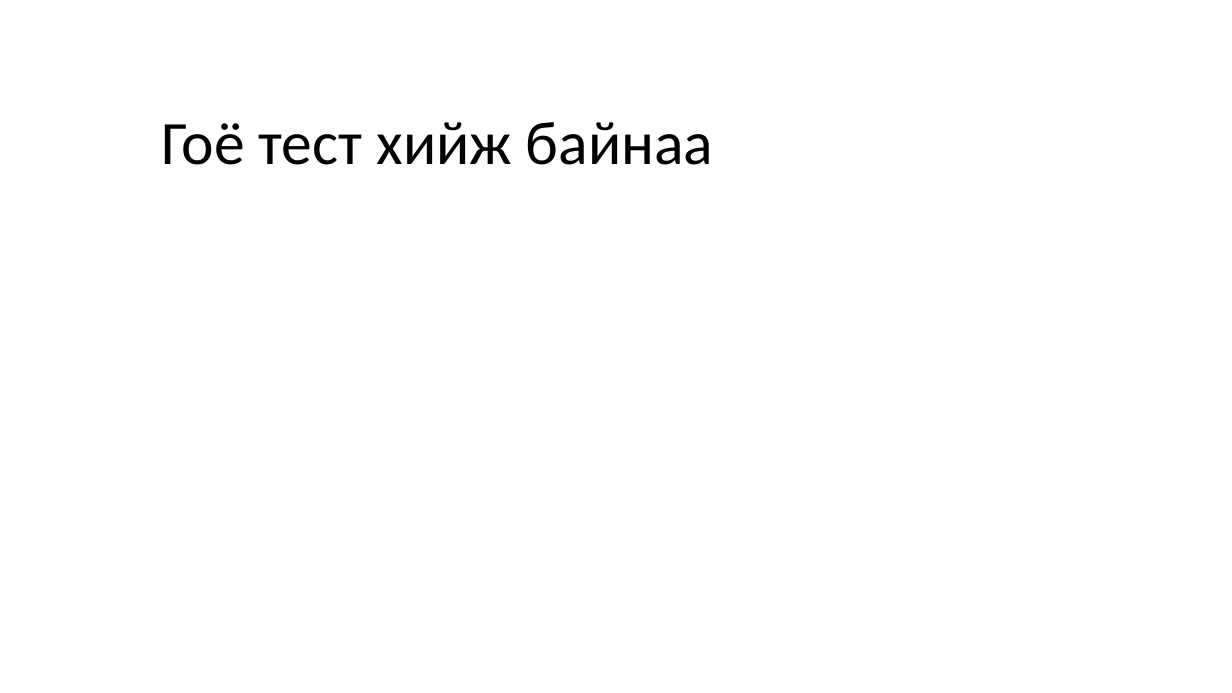
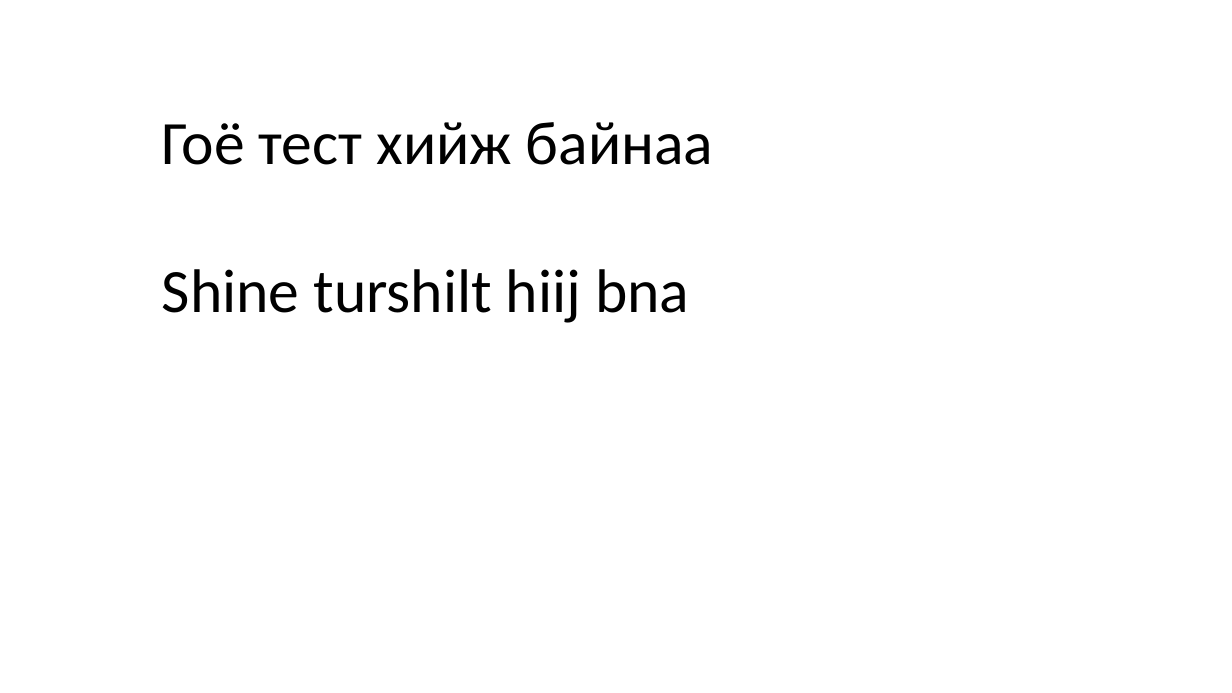
Before and after one commit to barsa0102/shineturshilt, a slide deck: slide 2 of өгэгжу.pptx. Drawn at 1232x693 pixels with LibreOffice and Linux fonts; fonts in the diff are those of the drawing. Boxes give left, top, right and bottom in pixels: in the first picture for what was removed or moved away, otherwise in the second. Text is boxed around its words. In the diff, an @@ line names an element or a change of style, - is before the commit and + after.

Commit message:
ppt deer zasvar hiiged oruulaa

```diff
--- a/өгэгжу.pptx
+++ b/өгэгжу.pptx
@@ text at (162, 269, 689, 323): paragraph added @@
+Shine turshilt hiij bna
```
